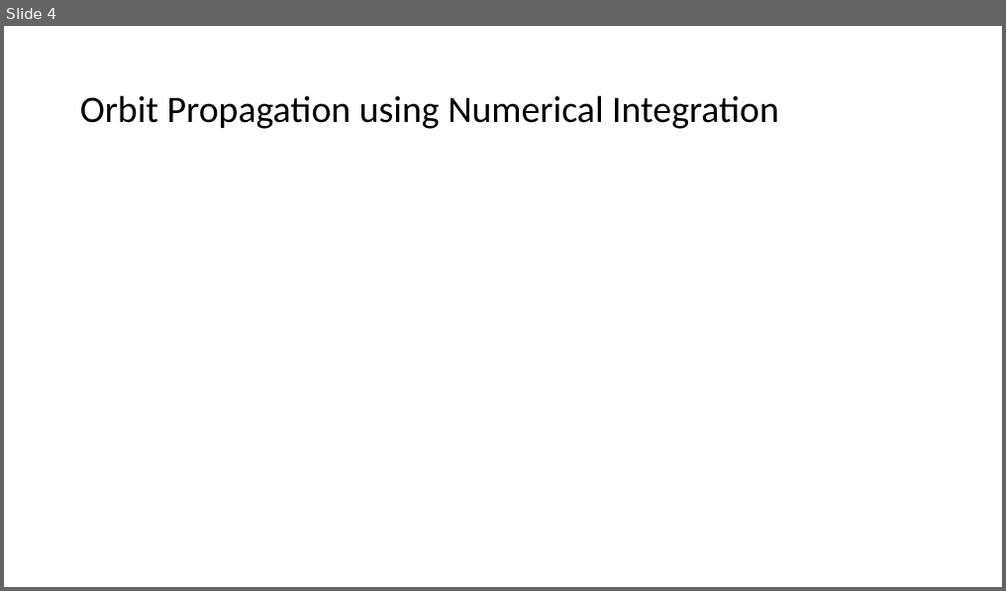
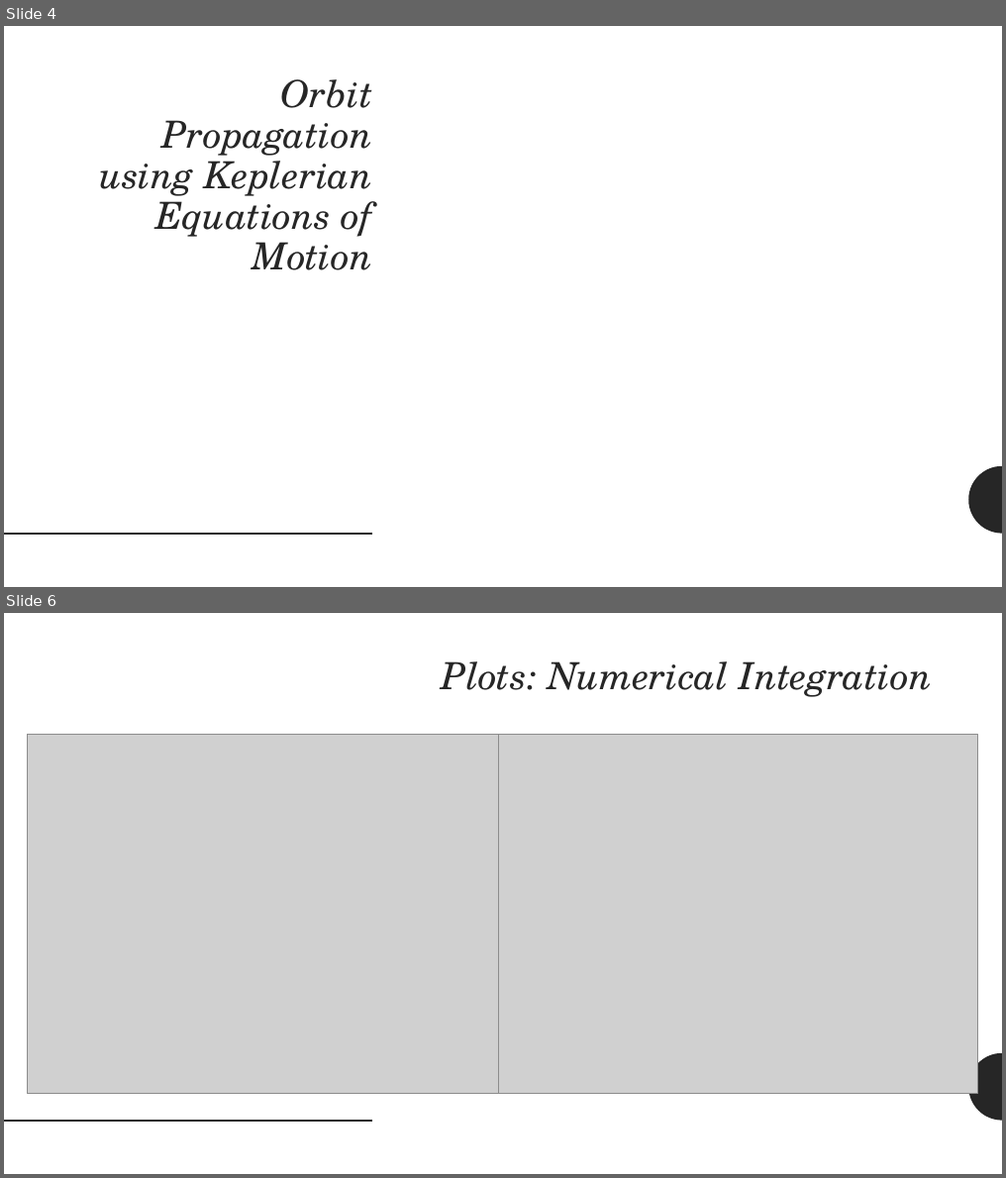
Before and after one commit to gankoji/ame557-proj2, a slide deck: Presentation_Slides/AME 557 Project 2 Outline.pptx. Shown one above the other, each under a label of ours: slide 4 before the commit, slides 4 and 6 after it; the slides between them are not shown. The pictures are 1006x591 and 1006x1178 pixels, drawn with LibreOffice and Linux fonts; fonts in the diff are those of the drawing; grey boxes stand for pictures. Boxes give left, top, right and bottom in pixels: in the first picture for what was removed or moved away, otherwise in the second. Text is boxed around its words. In the diff, an @@ line names an element or a change of style, - is before the commit and + after.

```diff
--- a/Presentation_Slides/AME 557 Project 2 Outline.pptx
+++ b/Presentation_Slides/AME 557 Project 2 Outline.pptx
@@ slide 6 added at box(4, 613, 1002, 1174), background #FFFFFF; not listed: 2 template elements that a slide beside it also shows @@
@@ title added at box(442, 662, 933, 697), 36 pt, text #262626, italic @@
+Plots: Numerical Integration
@@ picture added at box(27, 735, 506, 1093) @@
@@ picture added at box(499, 735, 978, 1093) @@
@@ slide 4 changed as well @@
@@ title "Orbit Propagation using Keplerian Equations ..." at box(99, 79, 373, 271): vertical alignment middle to top @@
@@ title at box(99, 79, 373, 271): text changed; font Calibri to TeX Gyre Schola; text colour #000000 to #262626; italic on @@
-Orbit Propagation using Numerical Integration
+Orbit Propagation using Keplerian Equations of Motion
@@ freeform shape added at box(969, 467, 1002, 534), fill #262626 @@
@@ line added from (4, 534) to (372, 534), #262626 2 pt @@
```
Also in this commit, not shown: 6 other slides changed, 2 other slides added, 1 slide removed.
